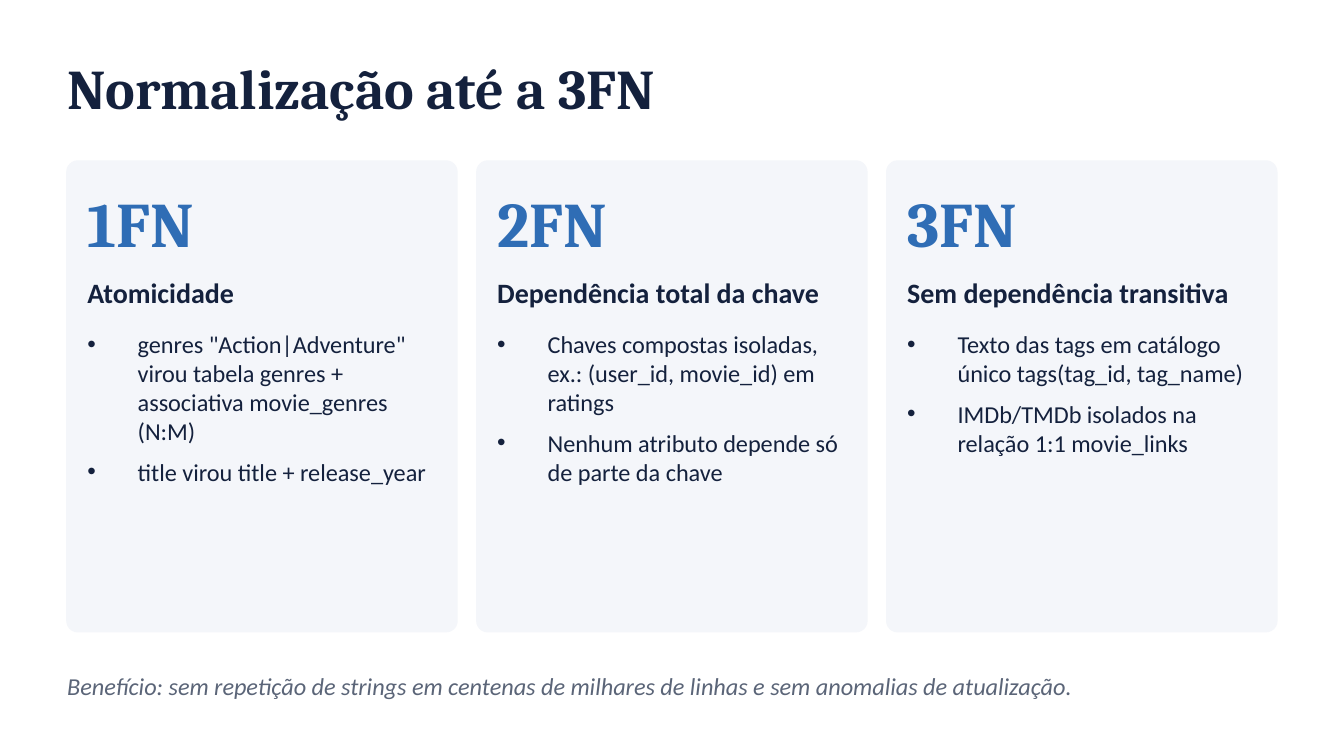
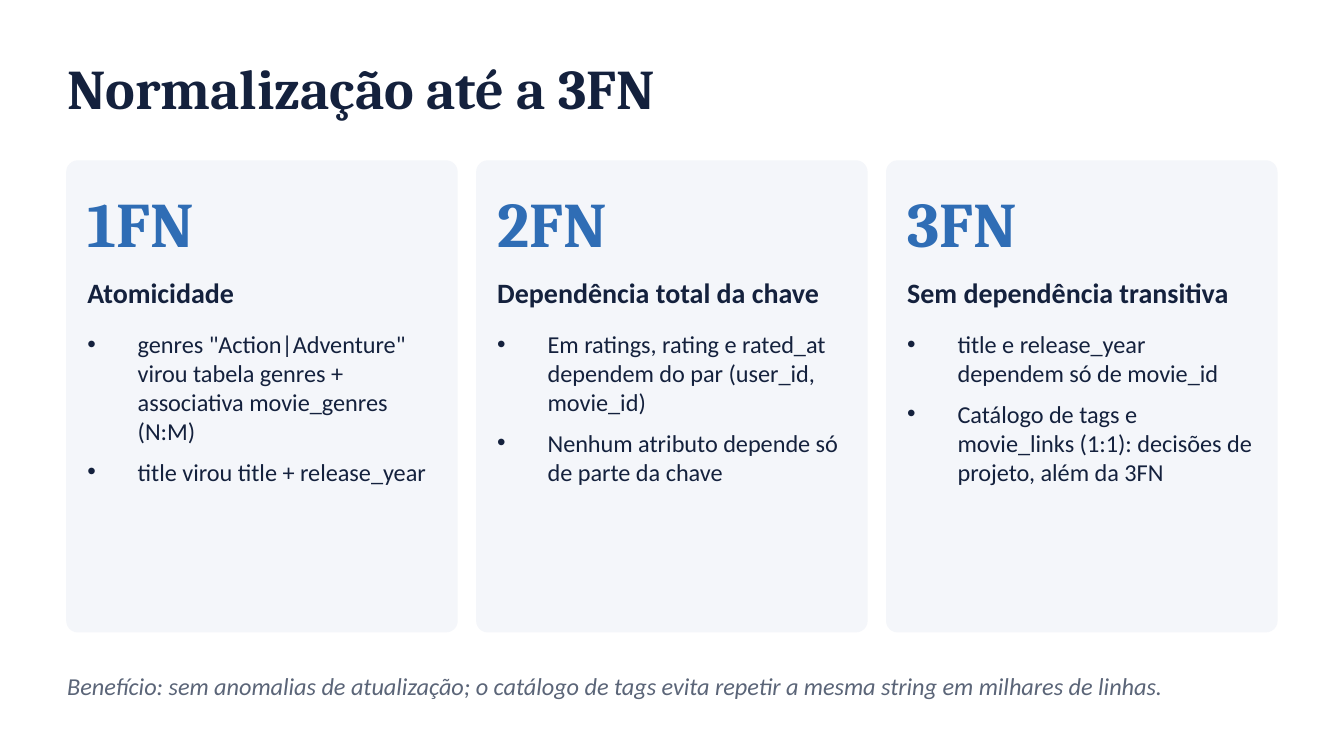
Before and after one commit to FineiasAntonio/BancoDeDados, a slide deck: slide 4 of docs/apresentacao.pptx. Drawn at 1344x756 pixels with LibreOffice and Linux fonts; fonts in the diff are those of the drawing. Boxes give left, top, right and bottom in pixels: in the first picture for what was removed or moved away, otherwise in the second. Text is boxed around its words. In the diff, an @@ line names an element or a change of style, - is before the commit and + after.

```diff
--- a/docs/apresentacao.pptx
+++ b/docs/apresentacao.pptx
@@ text at box(548, 336, 825, 415): text changed @@
-• Chaves compostas isoladas, ex.: (user_id, movie_id) em ratings
+• Em ratings, rating e rated_at dependem do par (user_id, movie_id)
@@ text at box(958, 336, 1252, 485): text changed @@
-• Texto das tags em catálogo único tags(tag_id, tag_name)
-• IMDb/TMDb isolados na relação 1:1 movie_links
+• title e release_year dependem só de movie_id
+• Catálogo de tags e movie_links (1:1): decisões de projeto, além da 3FN
@@ text at box(67, 678, 1162, 699): text changed @@
-Benefício: sem repetição de strings em centenas de milhares de linhas e sem anomalias de atualização.
+Benefício: sem anomalias de atualização; o catálogo de tags evita repetir a mesma string em milhares de linhas.
```
Also in this commit, not shown: 4 other slides changed, 8 slides added, 5 slides removed.
